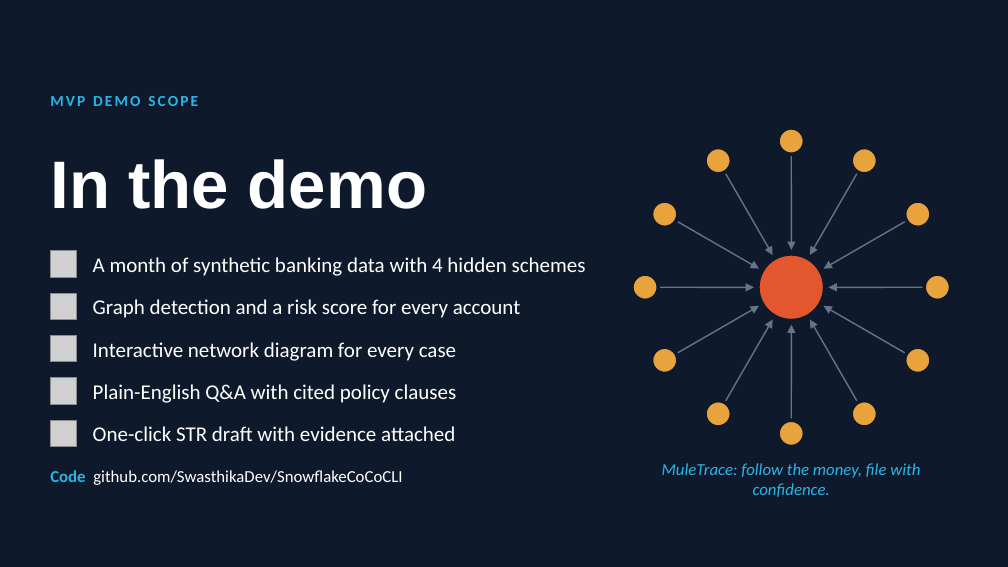
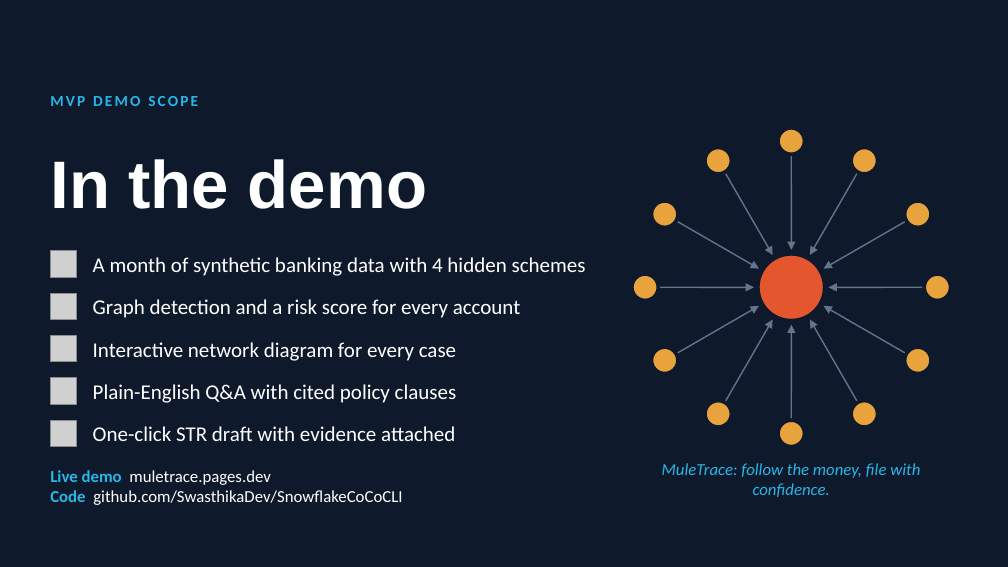
Before and after one commit to SwasthikaDev/SnowflakeCoCoCLI, a slide deck: slide 18 of deck/MuleTrace_MVP_Brief.pptx. Drawn at 1008x567 pixels with LibreOffice and Linux fonts; fonts in the diff are those of the drawing; grey boxes stand for pictures. Boxes give left, top, right and bottom in pixels: in the first picture for what was removed or moved away, otherwise in the second. Text is boxed around its words. In the diff, an @@ line names an element or a change of style, - is before the commit and + after.

```diff
--- a/deck/MuleTrace_MVP_Brief.pptx
+++ b/deck/MuleTrace_MVP_Brief.pptx
@@ text at box(50, 470, 271, 485): paragraph added @@
+Live demo muletrace.pages.dev
```
Also in this commit, not shown: 2 other slides changed, 5 other files.
